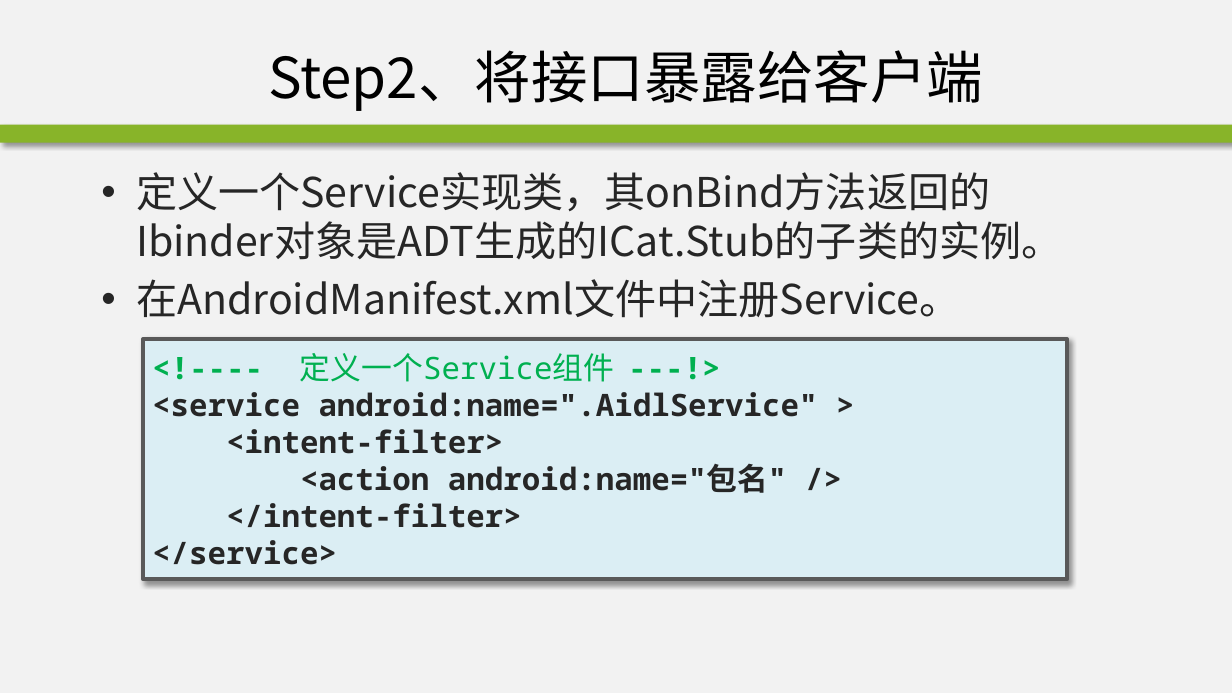
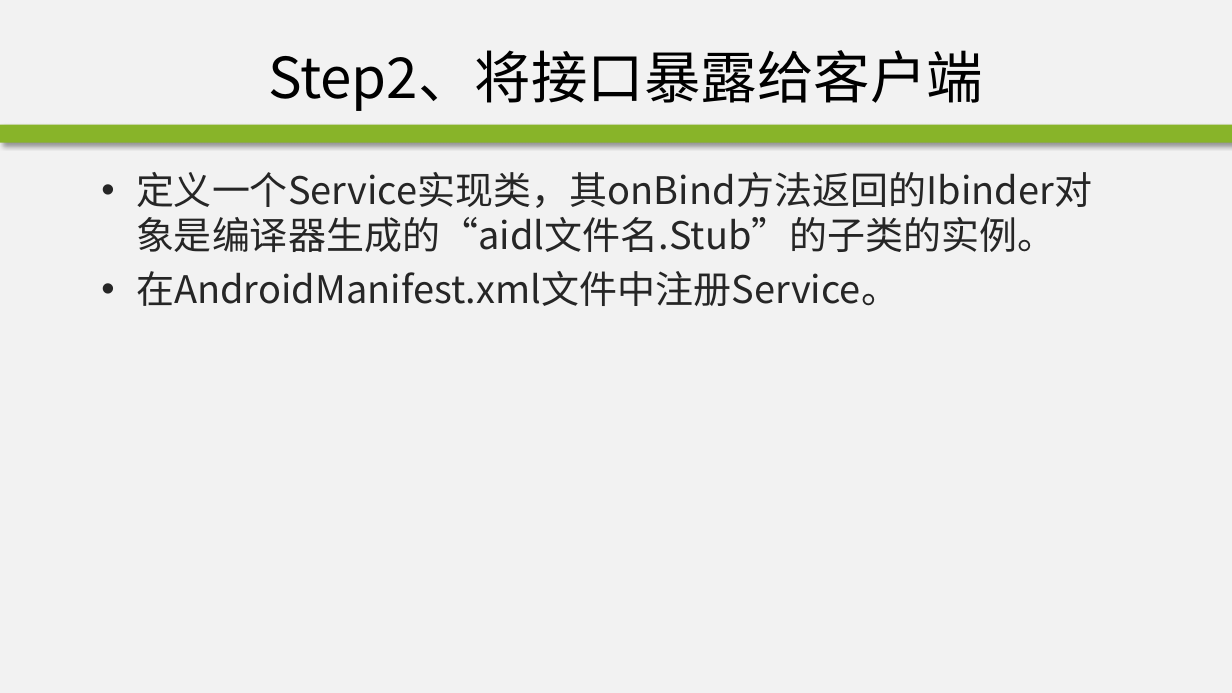
Before and after one commit to edu2act/course-android, a slide deck: slide 31 of materials/slides/ch10.pptx (slide 29 before the commit). Drawn at 1232x693 pixels with LibreOffice and Linux fonts; fonts in the diff are those of the drawing; background and template pictures are left out. Boxes give left, top, right and bottom in pixels: in the first picture for what was removed or moved away, otherwise in the second. Text is boxed around its words. In the diff, an @@ line names an element or a change of style, - is before the commit and + after.

Commit message:
update ppt

```diff
--- a/materials/slides/ch10.pptx
+++ b/materials/slides/ch10.pptx
@@ text at [136,172,1092,252]: text changed; size 32 to 29.6 pt @@
-• 定义一个Service实现类，其onBind方法返回的Ibinder对象是ADT生成的ICat.Stub的子类的实例。
+• 定义一个Service实现类，其onBind方法返回的Ibinder对象是编译器生成的“aidl文件名.Stub”的子类的实例。
@@ text at [136,271,899,306]: size 32 to 29.6 pt in "在AndroidManifest.xml文件中注册Service。" @@
@@ rectangle removed at [143,339,1067,579] @@
-<!---- 定义一个Service组件 ---!>
-<service android:name=".AidlService" >
-<intent-filter>
-<action android:name="包名" />
-</intent-filter>
-</service>
```
Also in this commit, not shown: 7 other slides changed, 9 slides added, 20 other files.
